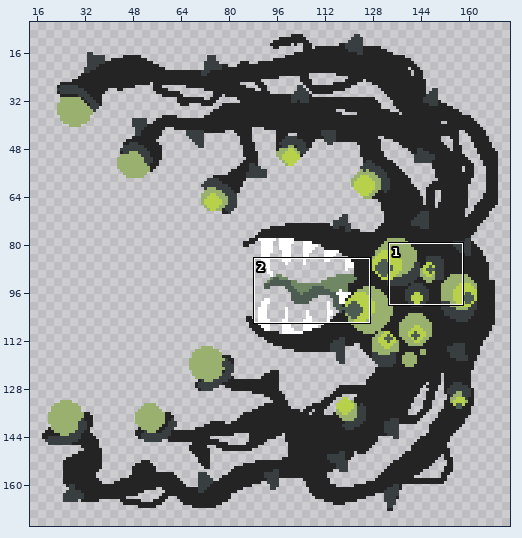
Pixel-art file -- Assets/Enemies/Unknown/Unknown.aseprite. The picture above shows the old version from afar; the outline marks the close-up.
Close-up. First the earlier version:
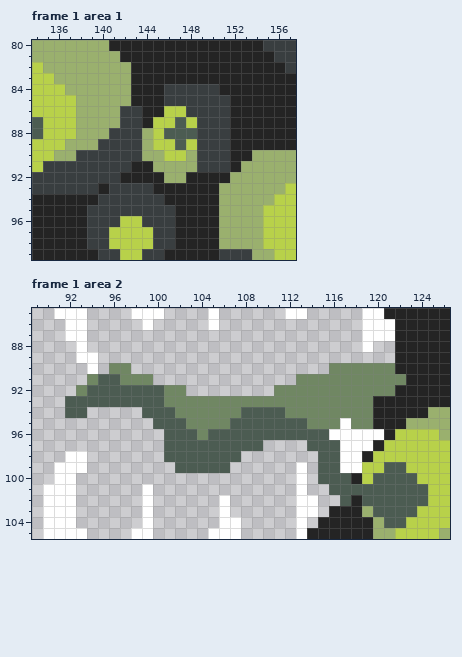
160x160 pixels, 1 frame. Colours within 5 levels of each other are drawn and written as one. Shown: frame 1 area 1: x 134..157, y 80..99; frame 1 area 2: x 89..126, y 85..105. The old version is drawn lined up with the new one, on the new canvas. The wide view leaves out empty margins. The commit also changed other frames or places, which this record leaves out.
After:
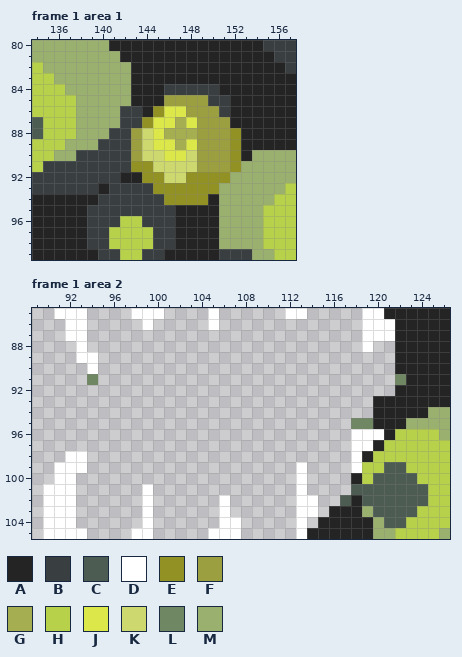
Palette (. is transparent): A #242424  B #393e40  C #4c5c52  D #ffffff  E #929224  F #9c9f40  G #a6ae52  H #b8d14a  J #dce84a  K #cdd86e  L #708763  M #9ab06e
The author wrote: Added Unknown_Idle animation, added Unknown_Bullet animation
What changed:
canvas 160x160 -> 180x180, the old top-left corner now at 10,10
Frame 1 area 1:
y 85: x 146..149 BBBB -> FFFF
y 86: x 145..150 AHHBBB -> EJJFFF
y 87: x 144..151 AHHCHBBB -> EJJGJFFF
y 88: x 143..152 BMHCCCBBBA -> FKJGGGFFFE
y 89: x 143..152 BMHHCHBBBA -> FKJJGJFFFE
y 90: x 143..152 BMMHHMBBBA -> FKKJJKFFFE
y 91: x 143..152 AAMMMMBBBA -> EEKKKKFFFE
y 92: x 144..151 AAMMAAAA -> EEKKEEEE
y 93: x 145..150 AAAAAA -> EEEEEE
y 94: x 146..149 AAAA -> EEEE
Frame 1 area 2:
y 90: x 96..97 LL -> ..; x 116..121 LLLLLL -> ......
y 91: x 95..99 CCLLL -> .....; x 113..121 LLLLLLLLL -> .........
y 92: x 93..102 LCCCCCCCLL -> ..........; x 111..121 LLLLLLLLLLL -> ...........
y 93: x 92..119 CCCCCCCCCLLLLLLLLLLLLLLLLLLL -> ............................
y 94: x 92..93 CC -> ..; x 99..119 CCCLLLLLLCCCCLLLLLLLL -> .....................
y 95: x 100..117 CCCLLLLCCCCCCCLLLD -> ..................
y 96: x 101..117 CCCLCCCCCCCCCCCDD -> .................
y 97: x 101..109 CCCCCCCCC -> .........; x 114..117 CCCD -> ....
y 98: x 101..107 CCCCCCC -> .......; x 115..117 CCD -> ...
y 99: x 102..106 CCCCC -> .....; x 115..117 CCD -> ...
y 100: x 115..117 CCC -> ...
y 101: x 116..117 CC -> ..
